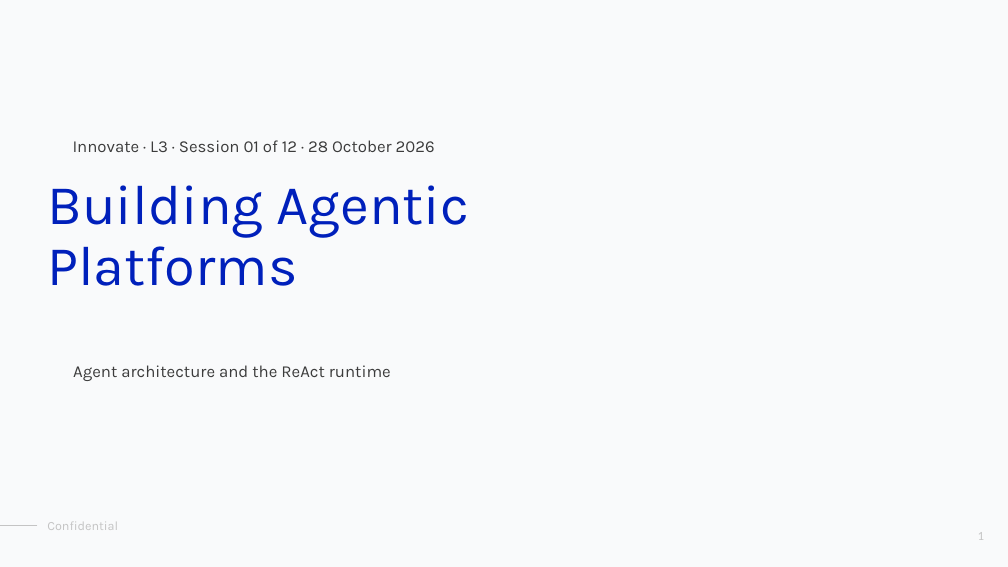
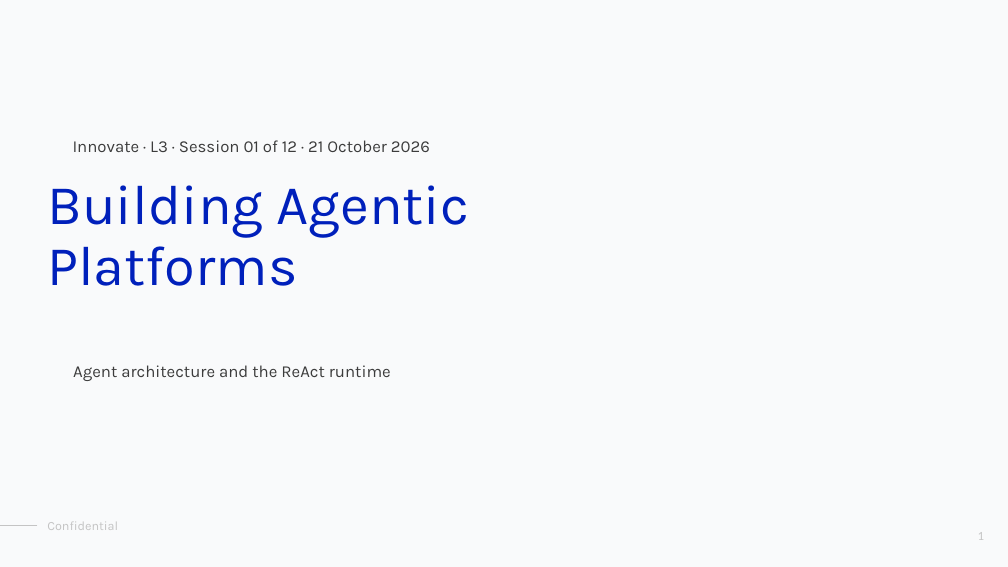
Before and after one commit to maxvpavlov/ciklum-innovate-l3-2026, a slide deck: slide 1 of L3 2026 Agentic Platform Instructor Materials/slides/01 Agent architecture and the ReAct runtime.pptx. Drawn at 1008x567 pixels with LibreOffice and Linux fonts; fonts in the diff are those of the drawing; background and template pictures are left out. Boxes give left, top, right and bottom in pixels: in the first picture for what was removed or moved away, otherwise in the second. Text is boxed around its words. In the diff, an @@ line names an element or a change of style, - is before the commit and + after.

```diff
--- a/L3 2026 Agentic Platform Instructor Materials/slides/01 Agent architecture and the ReAct runtime.pptx
+++ b/L3 2026 Agentic Platform Instructor Materials/slides/01 Agent architecture and the ReAct runtime.pptx
@@ text at (73,140,430,152): text changed @@
-Innovate · L3 · Session 01 of 12 · 28 October 2026
+Innovate · L3 · Session 01 of 12 · 21 October 2026
```
Also in this commit, not shown: 7 other files.
